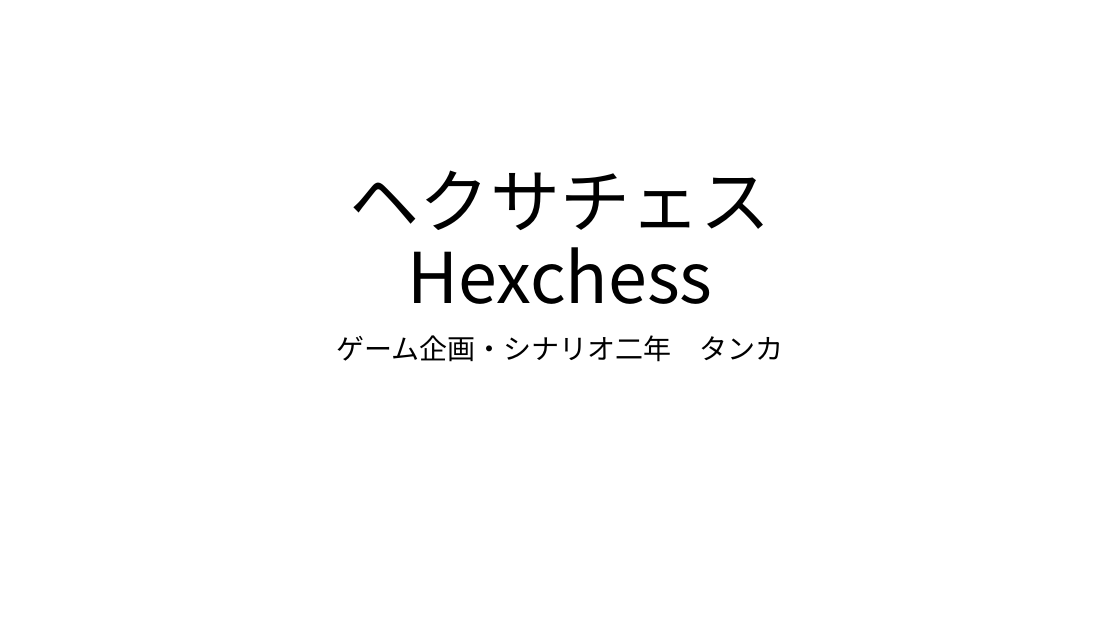
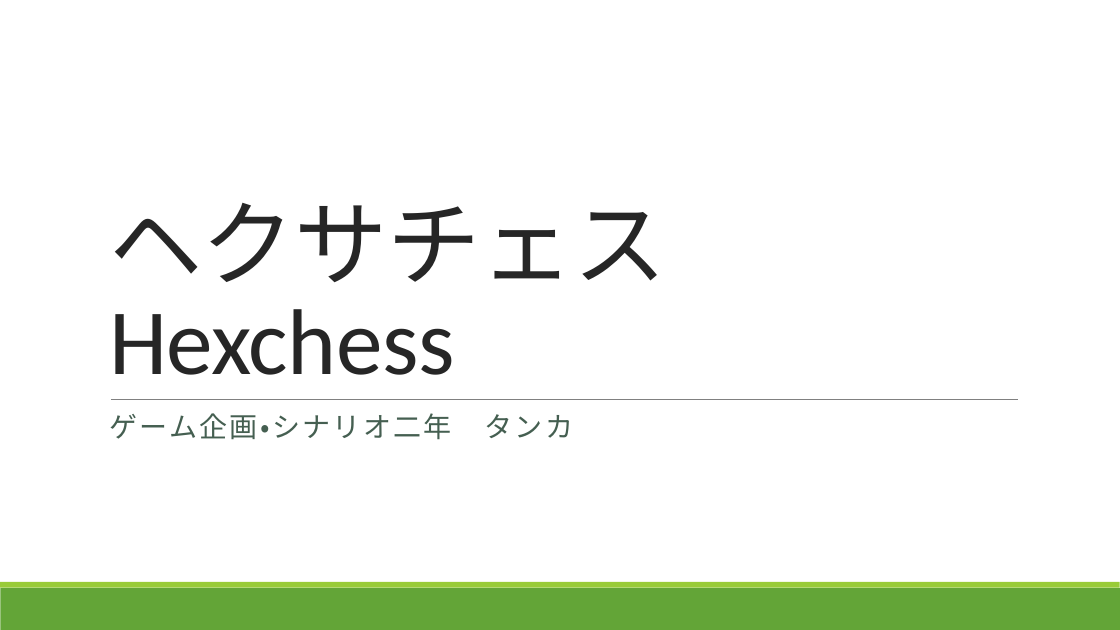
Before and after one commit to HikigayaHomaru/MyPortfolio, a slide deck: slide 1 of ヘクサチェス.pptx. Drawn at 1120x630 pixels with LibreOffice and Linux fonts; fonts in the diff are those of the drawing. Boxes give left, top, right and bottom in pixels: in the first picture for what was removed or moved away, otherwise in the second. Text is boxed around its words. In the diff, an @@ line names an element or a change of style, - is before the commit and + after.

```diff
--- a/ヘクサチェス.pptx
+++ b/ヘクサチェス.pptx
@@ title "ヘクサチェス Hexchess": place and size @@
-title "ヘクサチェス Hexchess" at [350,170,770,304]
+title "ヘクサチェス Hexchess" at [109,203,666,375]
@@ title "ヘクサチェス Hexchess" at [109,203,666,375]: size 60 to 80 pt, font Noto Sans CJK JP to Calibri, text colour #000000 to #262626, letter spacing 0 to -0.5 pt; alignment centre to left; line spacing 0.9 to 0.85 @@
@@ subtitle "ゲーム企画・シナリオ二年 タンカ": place and size @@
-subtitle "ゲーム企画・シナリオ二年 タンカ" at [336,335,784,362]
+subtitle "ゲーム企画・シナリオ二年 タンカ" at [109,413,573,440]
@@ subtitle "ゲーム企画・シナリオ二年 タンカ" at [109,413,573,440]: font Noto Sans CJK JP to Calibri, text colour #000000 to #455F51, letter spacing 0 to 2 pt; alignment centre to left; more space between paragraphs @@
@@ line added from (111, 399) to (1018, 399), #808080 0.5 pt @@
@@ rectangle added at [0,588,1120,630], fill #63A537 @@
@@ rectangle added at [0,582,1120,588], fill #99CB38 @@
```
Also in this commit, not shown: 4 other slides changed, 1 slide added, 6 other files.
